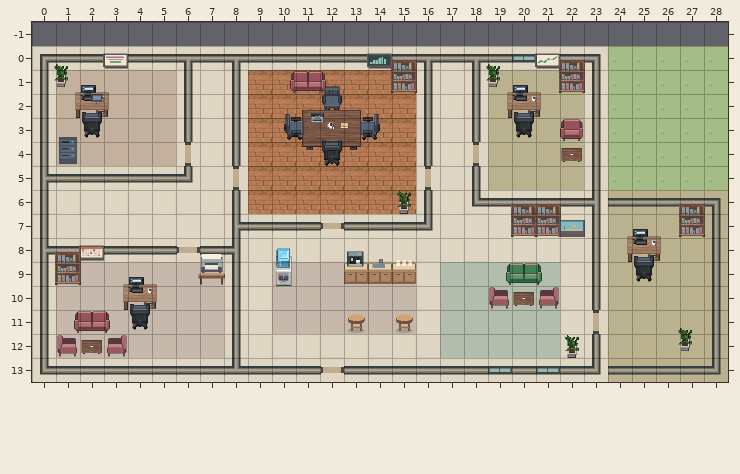
Level history. Tiled map (JSON): public/office/office.tmj. Above, as it was before the edit.
Cells are 32x32 px. Shown: x 0..28, y -1..13.
And afterwards:
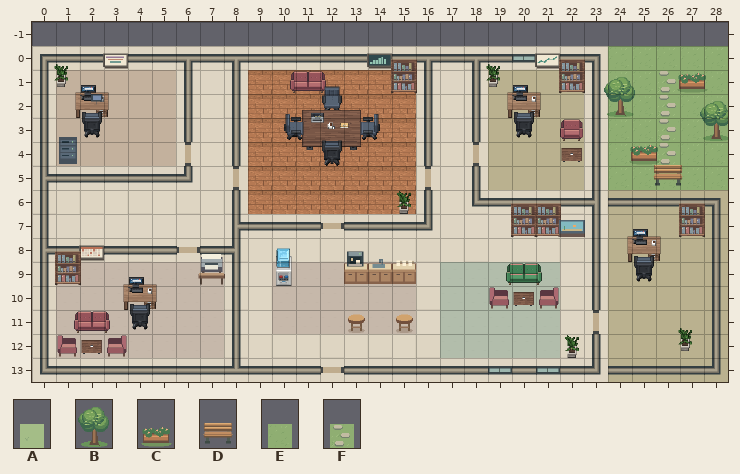
Key: from "architecture": A 4; from "garden": B 0, C 1, D 2, E 3, F 4.
_ is an empty cell.
Tiles replaced or removed in this view: A.
Change:
Changed rows in their new state; . is an unchanged cell.
Layer "Pisos":
first column x 24:
 0 EEEEE
 1 EEFEE
 2 EEFEE
 3 EEFEE
 4 EEFEE
 5 EEEEE
Layer "Objetos":
first column x 24:
 1 ...C.
 2 B....
 3 ....B
 4 .C...
 5 ..D..
